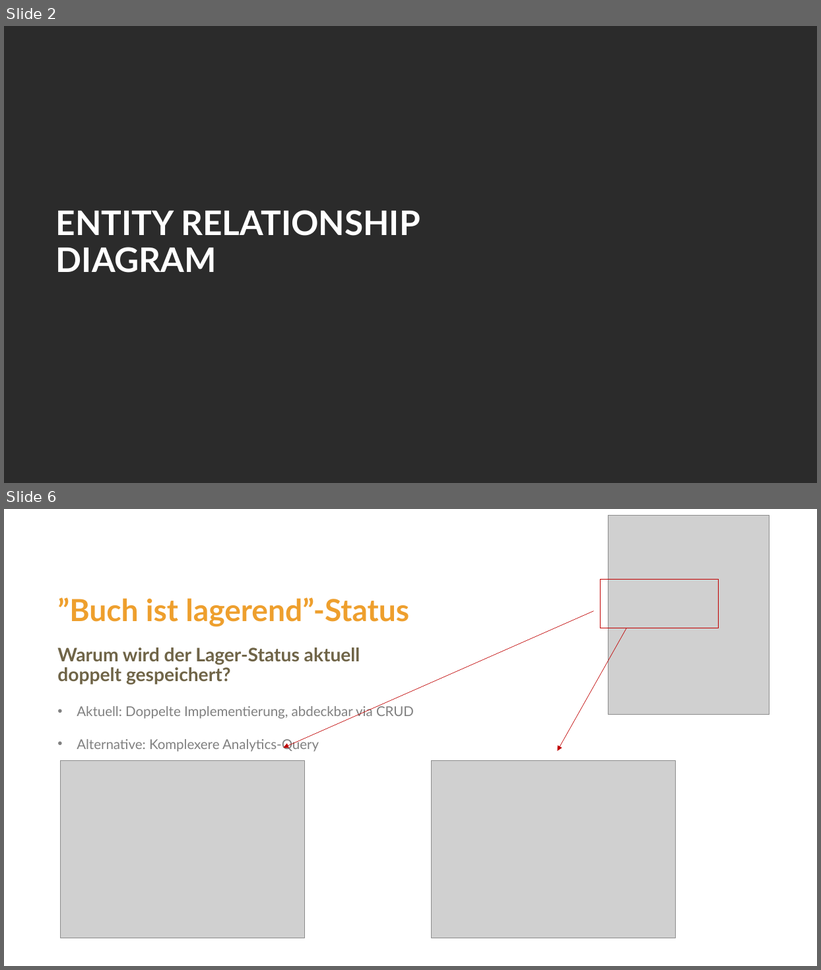
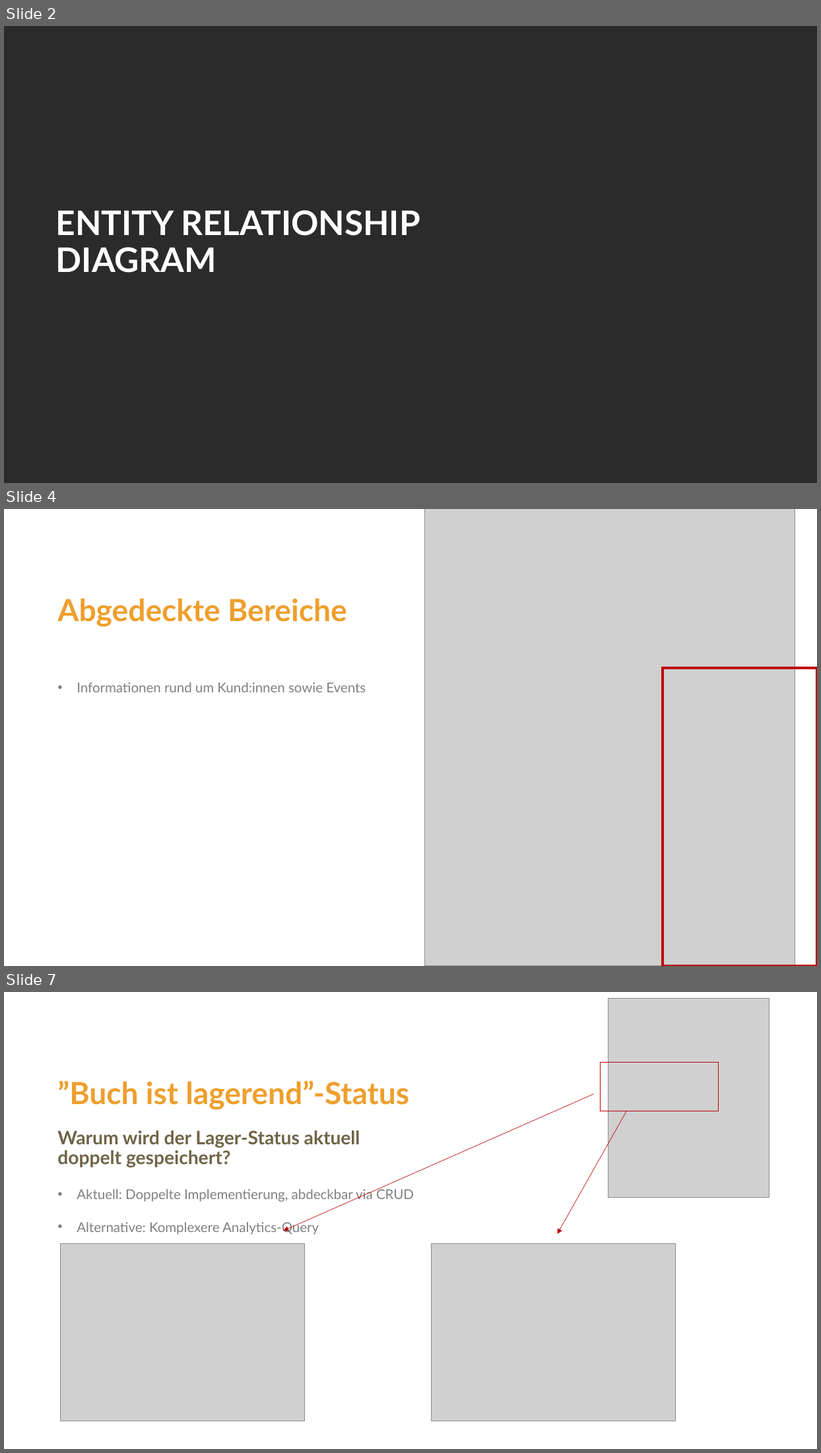
Before and after one commit to curarin/fh-sem2-db-project, a slide deck: requirements/pptx/2026-05-15-version-paul.pptx. Shown one above the other, each under a label of ours: slides 2 and 6 before the commit, slides 2, 4 and 7 after it; the slides between them are not shown. The pictures are 821x970 and 821x1453 pixels, drawn with LibreOffice and Linux fonts; fonts in the diff are those of the drawing; grey boxes stand for pictures; background and template pictures are left out; a plain dark background stands for a picture behind light text. Boxes give left, top, right and bottom in pixels: in the first picture for what was removed or moved away, otherwise in the second. Text is boxed around its words. In the diff, an @@ line names an element or a change of style, - is before the commit and + after.

```diff
--- a/requirements/pptx/2026-05-15-version-paul.pptx
+++ b/requirements/pptx/2026-05-15-version-paul.pptx
@@ slide 4 added at [4,509,817,966], background #FFFFFF @@
@@ picture added at [425,509,795,966] @@
@@ title added at [57,598,347,626], 36 pt, text #EE9F2D, bold @@
+Abgedeckte Bereiche
@@ text added at [77,683,366,692], 16 pt, text #808080 @@
+• Informationen rund um Kund:innen sowie Events
@@ rectangle added at [663,668,817,966], outline #C00000 3 pt @@
@@ what was slide 6 is now slide 7 @@
```
Also in this commit, not shown: 3 other slides added, 1 slide removed.
